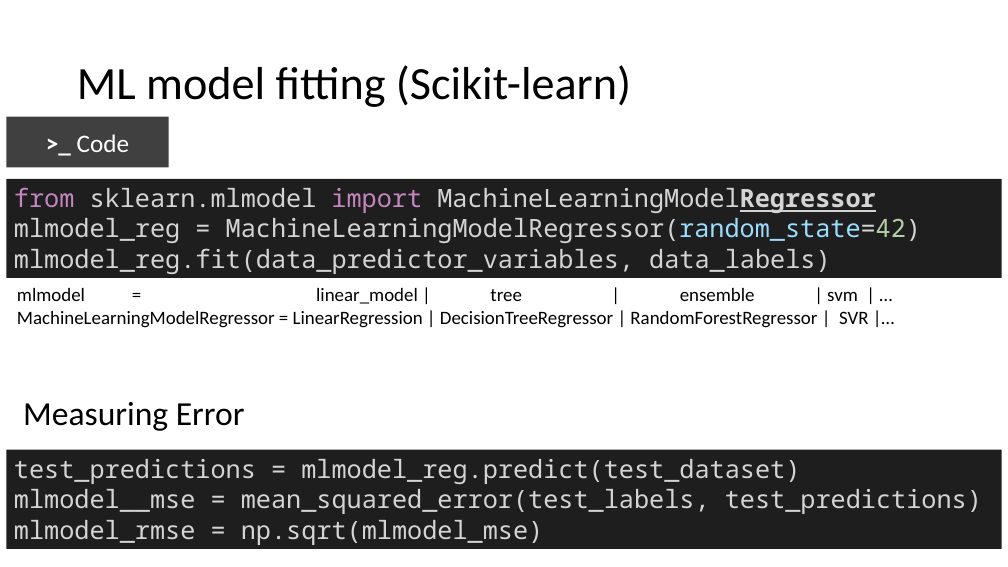
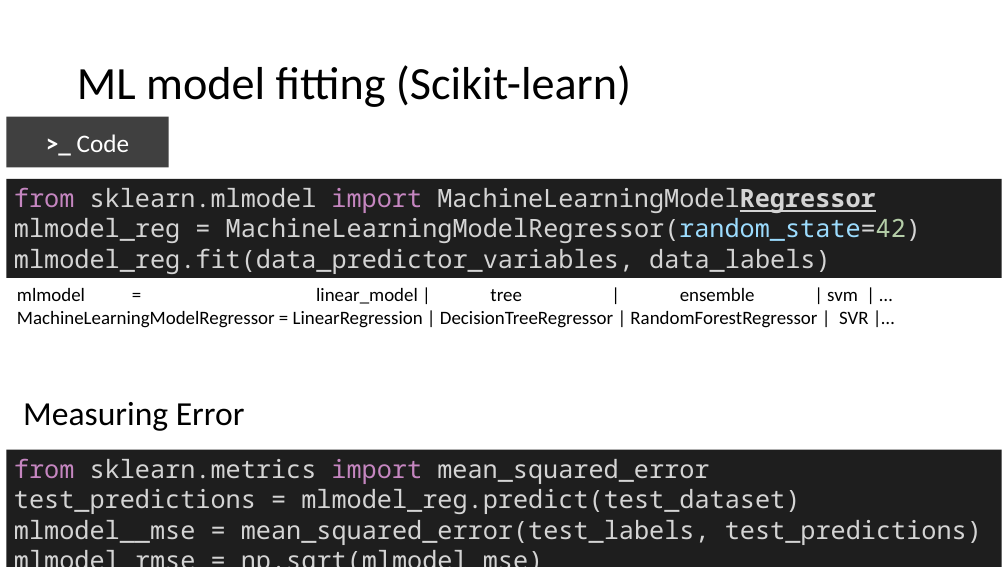
Before and after one commit to mathphysmx/teaching-ml, a slide deck: slide 4 of slides/03_ML_MLprojectExample.pptx (slide 3 before the commit). Drawn at 1008x567 pixels with LibreOffice and Linux fonts; fonts in the diff are those of the drawing. Boxes give left, top, right and bottom in pixels: in the first picture for what was removed or moved away, otherwise in the second. Text is boxed around its words. In the diff, an @@ line names an element or a change of style, - is before the commit and + after.

```diff
--- a/slides/03_ML_MLprojectExample.pptx
+++ b/slides/03_ML_MLprojectExample.pptx
@@ rectangle "from sklearn.metrics import mean_squared_error": place and size @@
-rectangle "from sklearn.metrics import mean_squared_error" at <box>7,450,1002,549</box>
+rectangle "from sklearn.metrics import mean_squared_error" at <box>7,450,1002,567</box>
@@ text in rectangle at <box>14,458,709,484</box>: paragraph added @@
+from sklearn.metrics import mean_squared_error
```
Also in this commit, not shown: 1 other slide changed, 1 slide added, 4 other files.
